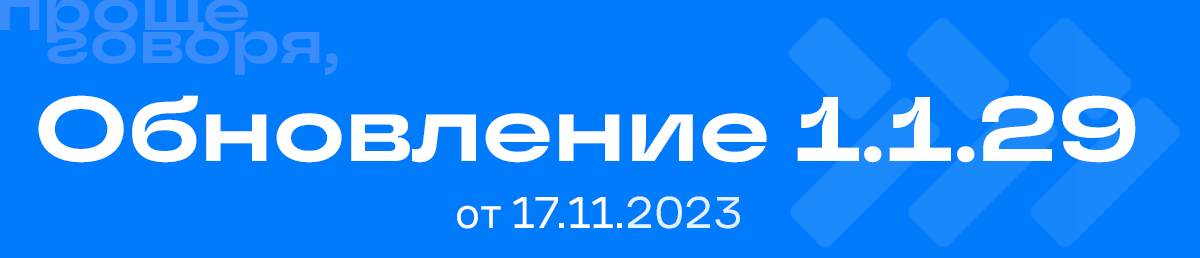
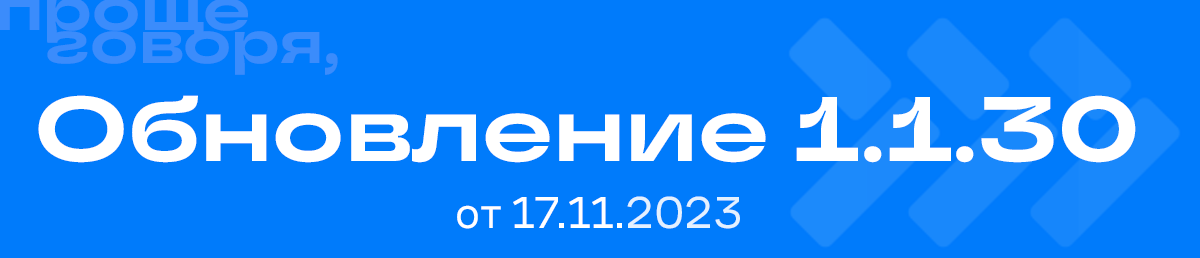
Layered file, before and after one edit (1200 × 258). Changes by layer:
renamed "Обновление 1.1.29" to "Обновление 1.1.30", painted on it over [275, 95, 1136, 163]
